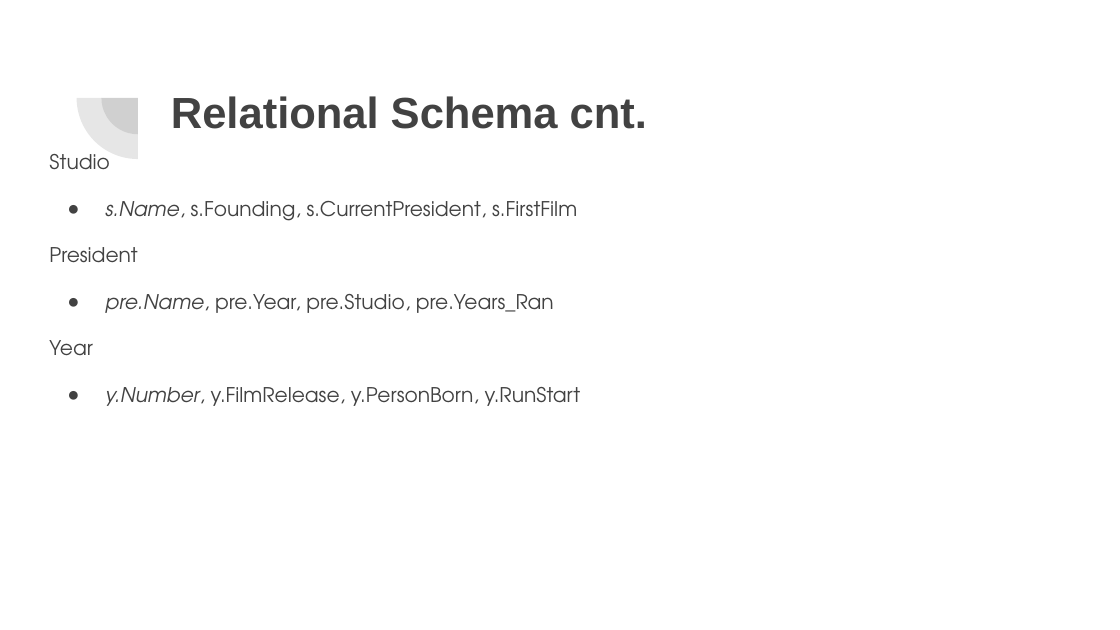
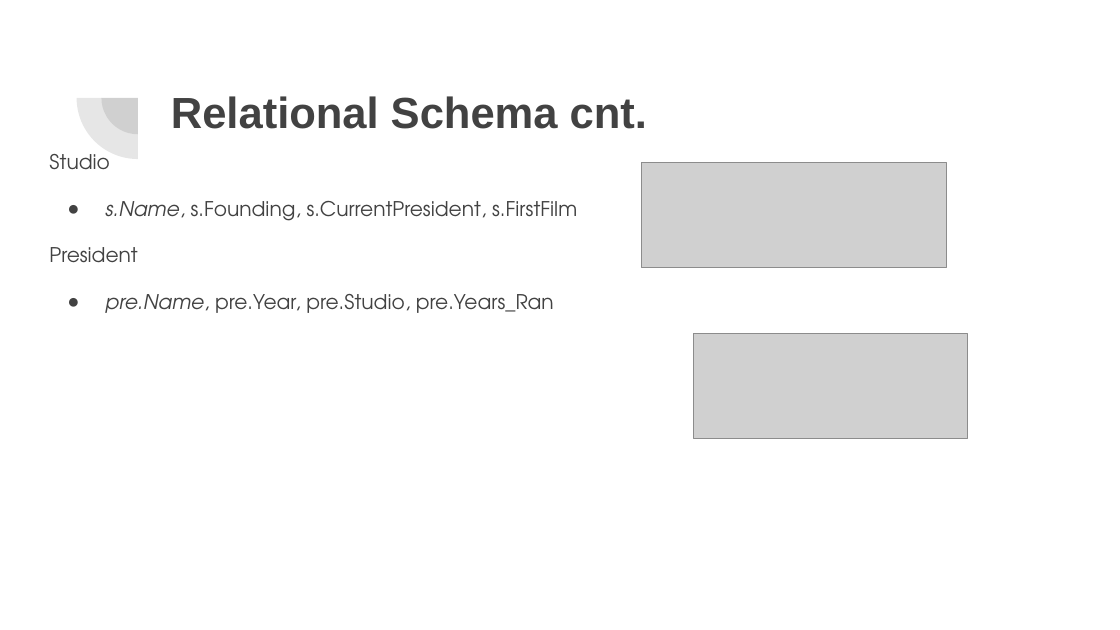
Before and after one commit to ProjectBreakaway/Project, a slide deck: slide 8 of Project Presentation (1).pptx. Drawn at 1120x630 pixels with LibreOffice and Linux fonts; fonts in the diff are those of the drawing; grey boxes stand for pictures. Boxes give left, top, right and bottom in pixels: in the first picture for what was removed or moved away, otherwise in the second. Text is boxed around its words. In the diff, an @@ line names an element or a change of style, - is before the commit and + after.

```diff
--- a/Project Presentation (1).pptx
+++ b/Project Presentation (1).pptx
@@ picture added at <box>642,162,946,268</box> @@
@@ text at <box>49,340,581,406</box>: paragraphs removed @@
-Year
-● y.Number, y.FilmRelease, y.PersonBorn, y.RunStart
@@ picture added at <box>693,334,967,439</box> @@
```
Also in this commit, not shown: 4 other slides changed, 1 other file.
